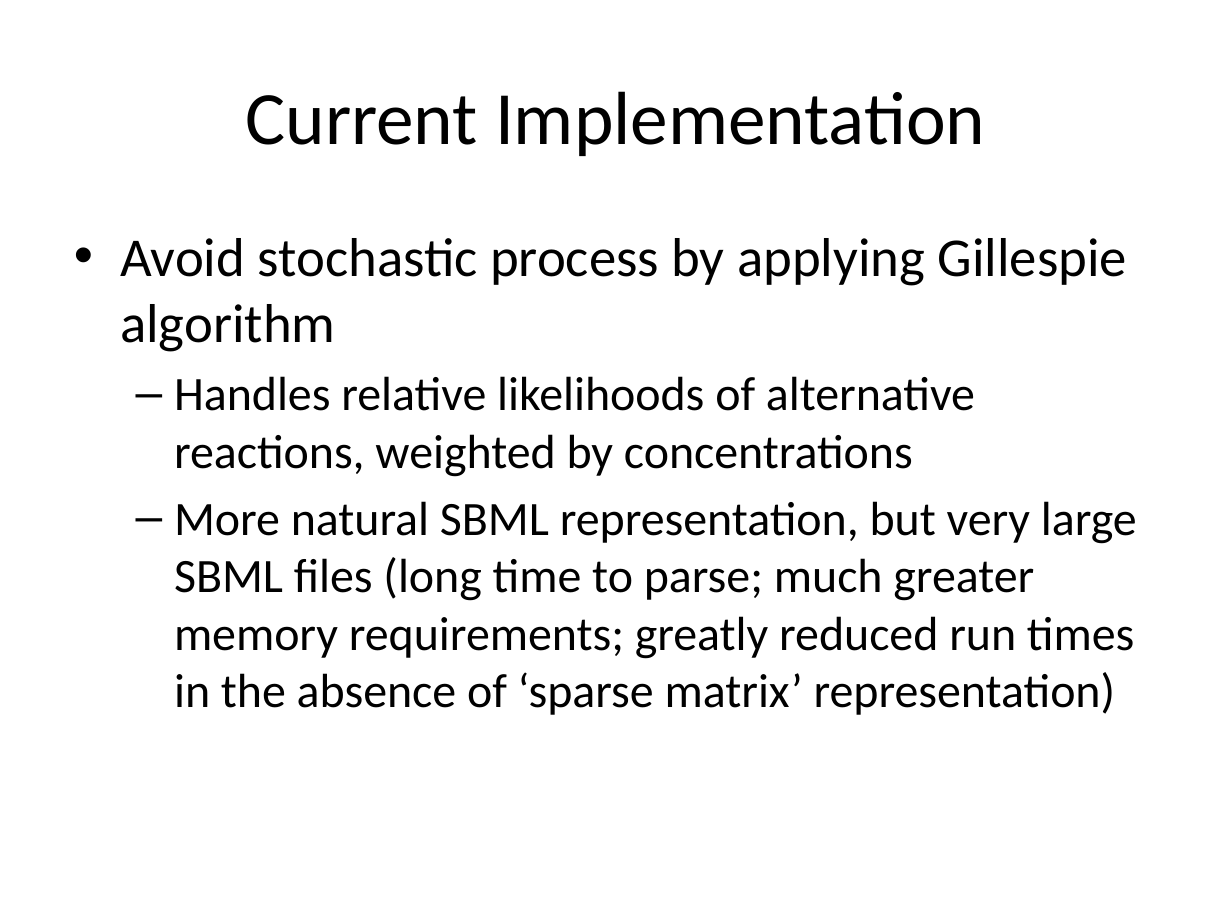
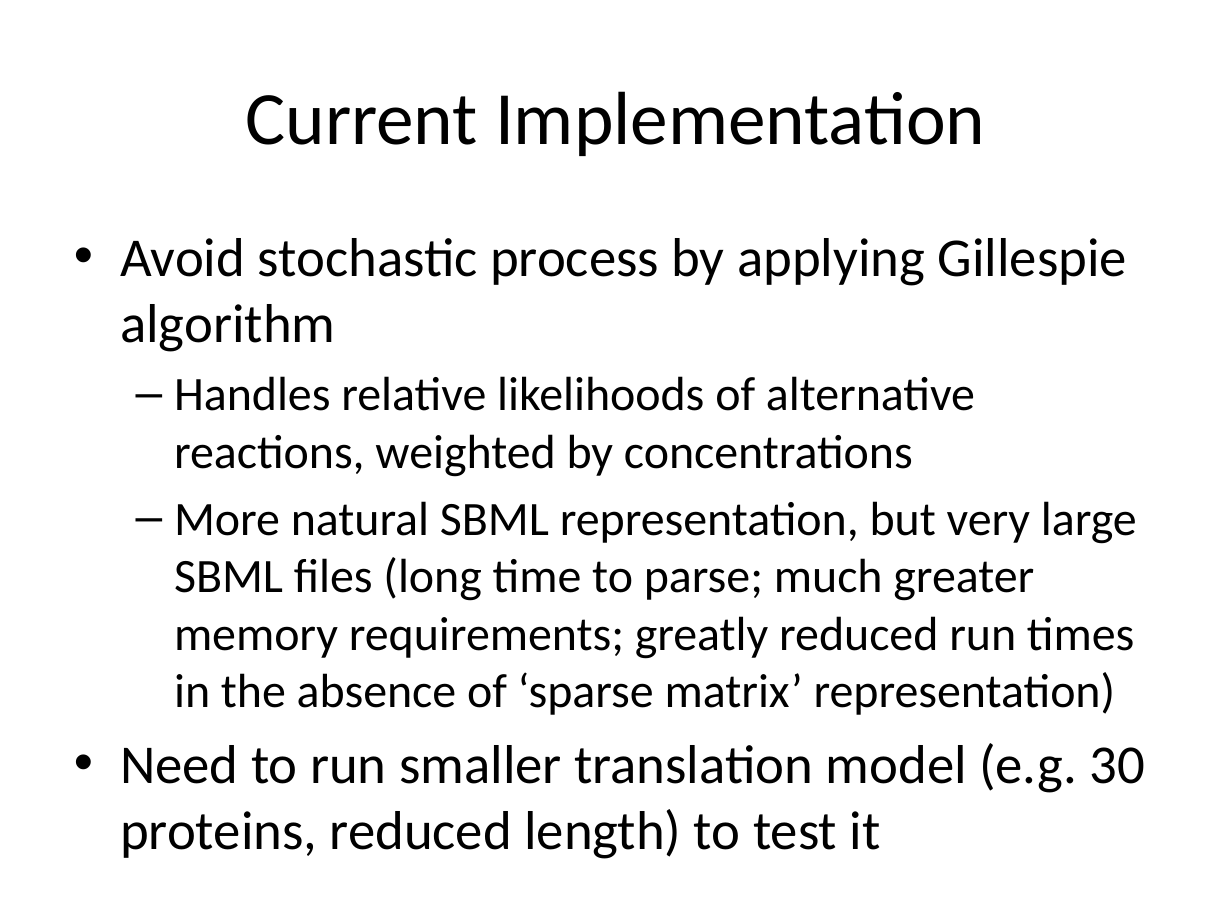
Before and after one commit to dagwa/wholecell-translation, a slide deck: slide 8 of translation_finalPres.pptx (slide 6 before the commit). Drawn at 1232x924 pixels with LibreOffice and Linux fonts; fonts in the diff are those of the drawing. Boxes give left, top, right and bottom in pixels: in the first picture for what was removed or moved away, otherwise in the second. Text is boxed around its words. In the diff, an @@ line names an element or a change of style, - is before the commit and + after.

```diff
--- a/translation_finalPres.pptx
+++ b/translation_finalPres.pptx
@@ text at (x1=120, y1=743, x2=1144, y2=859): paragraph added @@
+• Need to run smaller translation model (e.g. 30 proteins, reduced length) to test it
```
Also in this commit, not shown: 1 other slide changed, 2 slides added.
